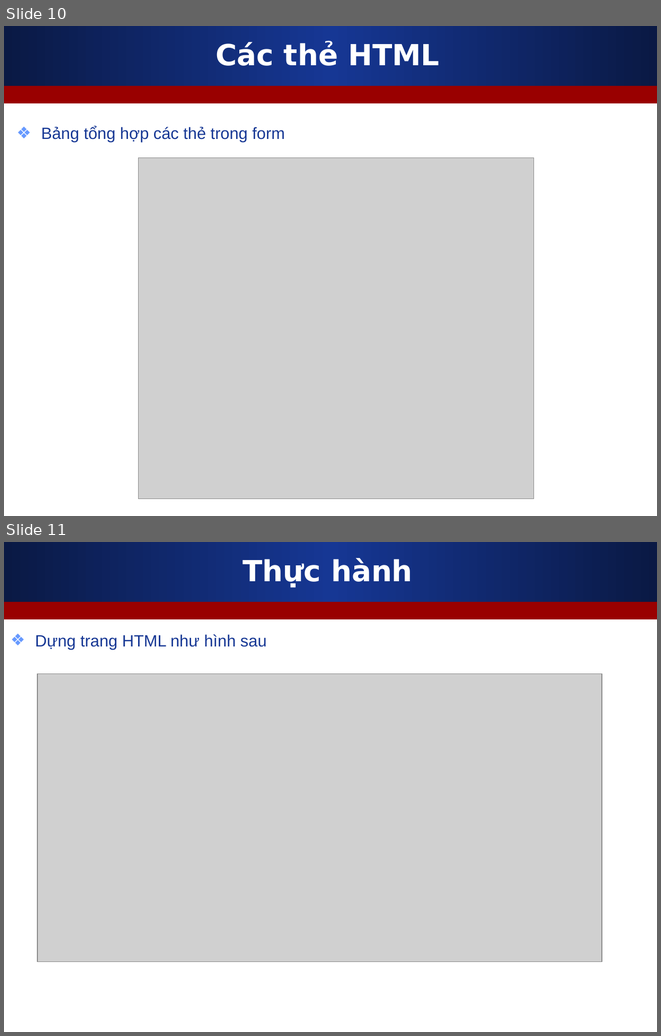
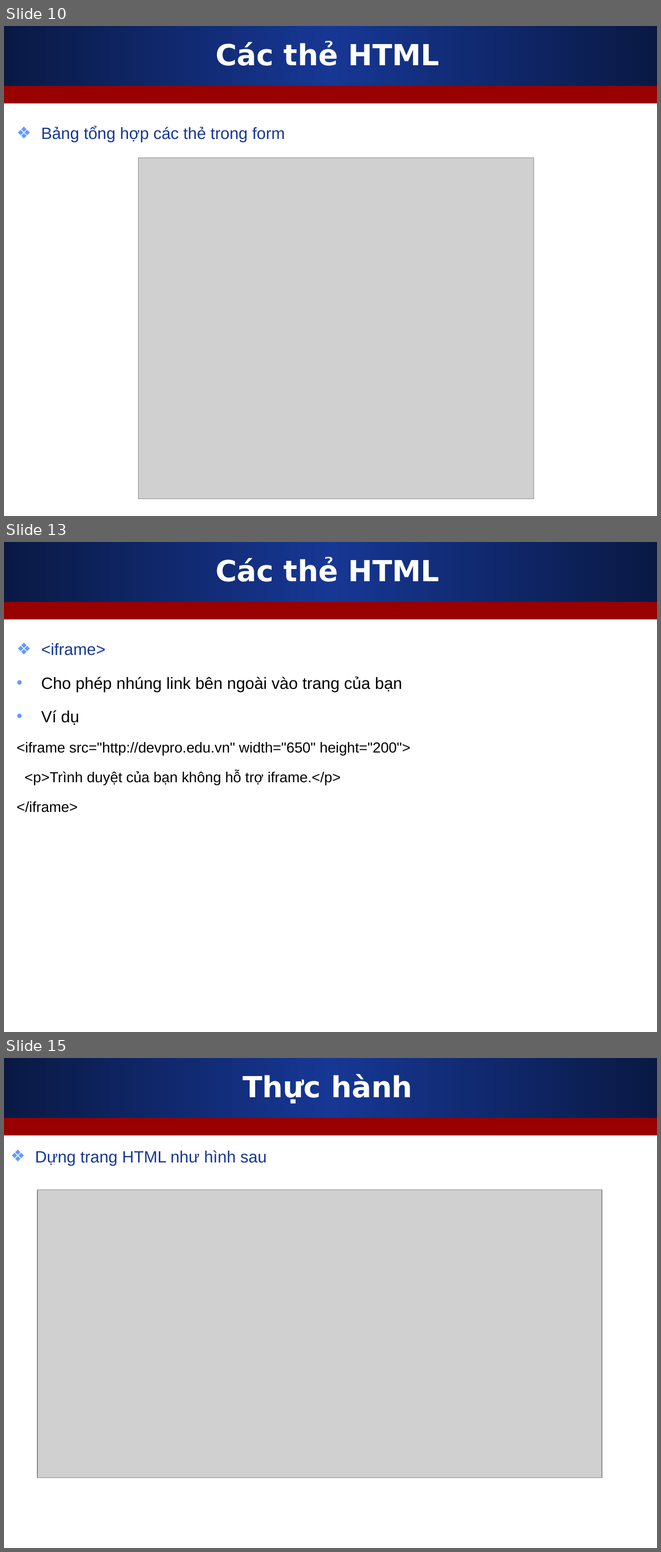
Before and after one commit to nguyenvietmanhit/phpfrontend09, a slide deck: Day01_HTML/Slides/2_HTML_can_ban.ppt. Shown one above the other, each under a label of ours: slides 10 and 11 before the commit, slides 10, 13 and 15 after it; the slides between them are not shown. The pictures are 661x1036 and 661x1552 pixels, drawn with LibreOffice and Linux fonts; fonts in the diff are those of the drawing; grey boxes stand for pictures. Boxes give left, top, right and bottom in pixels: in the first picture for what was removed or moved away, otherwise in the second. Text is boxed around its words. In the diff, an @@ line names an element or a change of style, - is before the commit and + after.

Commit message:
Noi dung ngay hoc dau tien: Gioi thieu khoa hoc va 1 so the HTML can ban

```diff
--- a/Day01_HTML/Slides/2_HTML_can_ban.ppt
+++ b/Day01_HTML/Slides/2_HTML_can_ban.ppt
@@ slide 13 added at (x1=4, y1=542, x2=657, y2=1032), background #FFFFFF; not listed: 2 template elements that a slide beside it also shows @@
@@ title added at (x1=215, y1=557, x2=440, y2=582), 32 pt, text #FFFFFF, bold @@
+Các thẻ HTML
@@ text added at (x1=17, y1=643, x2=411, y2=812), 16 pt, text #000000 @@
+❖ <iframe>
+• Cho phép nhúng link bên ngoài vào trang của bạn
+• Ví dụ
+<iframe src="http://devpro.edu.vn" width="650" height="200">
+<p>Trình duyệt của bạn không hỗ trợ iframe.</p>
+</iframe>
@@ what was slide 11 is now slide 15 @@
```
Also in this commit, not shown: 1 slide changed, 3 other slides added, 1 other file.
